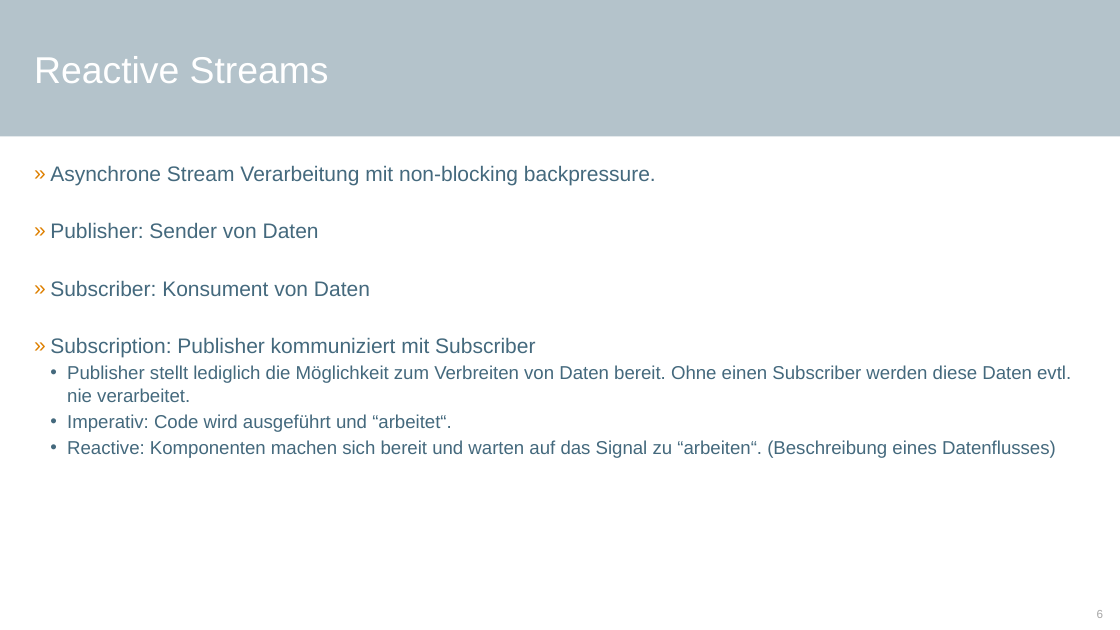
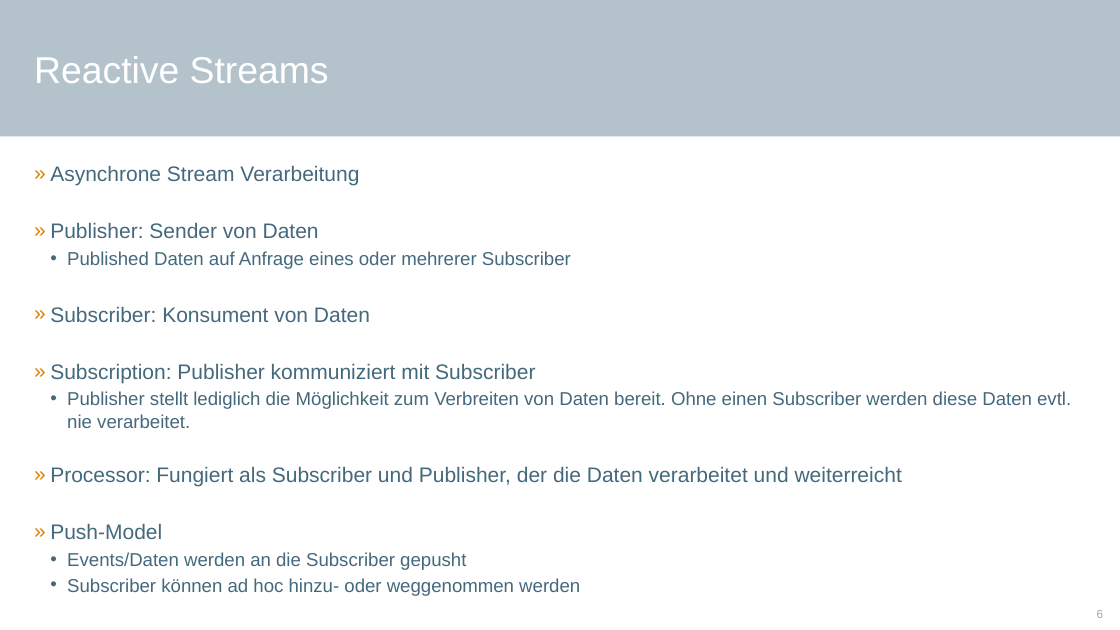
Before and after one commit to Spark2107/coding-dojo-imperative-to-reactive, a slide deck: slide 6 of From Imperative to Reactive.pptx. Drawn at 1120x630 pixels with LibreOffice and Linux fonts; fonts in the diff are those of the drawing; background and template pictures are left out. Boxes give left, top, right and bottom in pixels: in the first picture for what was removed or moved away, otherwise in the second. Text is boxed around its words. In the diff, an @@ line names an element or a change of style, - is before the commit and + after.

```diff
--- a/From Imperative to Reactive.pptx
+++ b/From Imperative to Reactive.pptx
@@ text at <box>50,165,359,185</box>: text changed @@
-» Asynchrone Stream Verarbeitung mit non-blocking backpressure.
+» Asynchrone Stream Verarbeitung
@@ text at <box>67,251,571,269</box>: paragraph added @@
+  • Published Daten auf Anfrage eines oder mehrerer Subscriber
@@ text at <box>50,466,902,596</box>: text changed; size 16 to 18 pt @@
-  • Imperativ: Code wird ausgeführt und “arbeitet“.
-  • Reactive: Komponenten machen sich bereit und warten auf das Signal zu “arbeiten“. (Beschreibung eines Datenflusses)
+» Processor: Fungiert als Subscriber und Publisher, der die Daten verarbeitet und weiterreicht
+» Push-Model
+  • Events/Daten werden an die Subscriber gepusht
+  • Subscriber können ad hoc hinzu- oder weggenommen werden
```
Also in this commit, not shown: 1 other slide changed.
